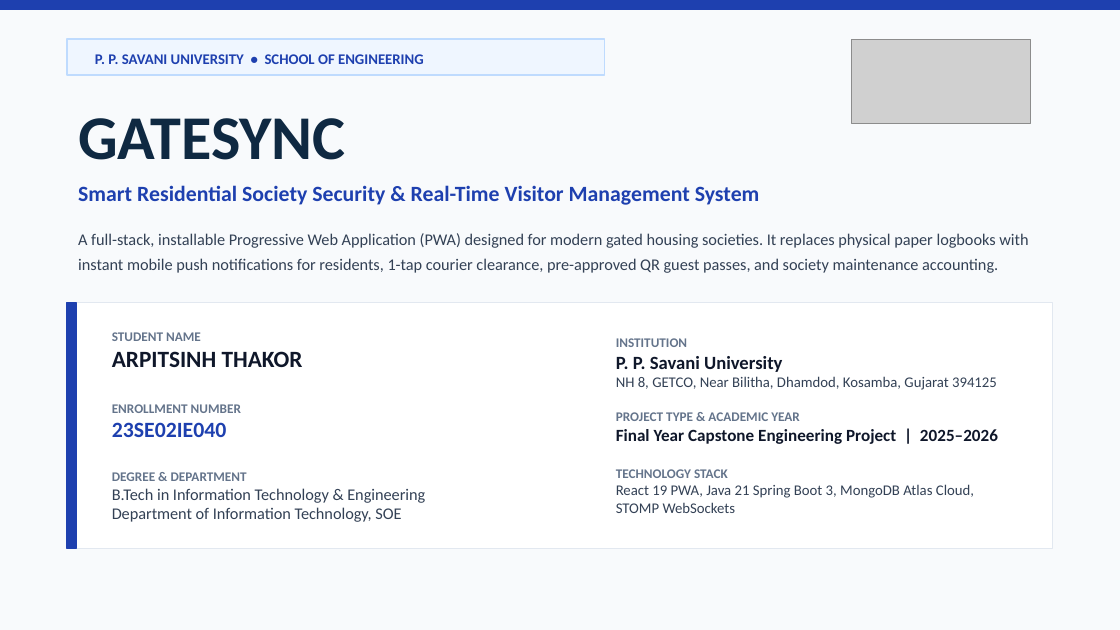
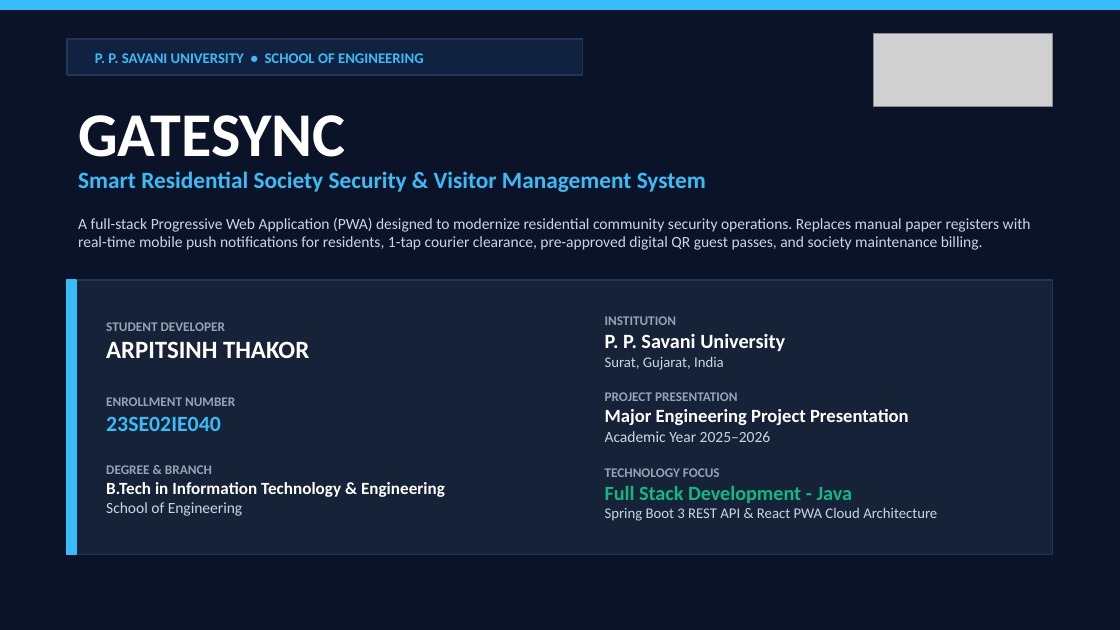
Before and after one commit to arpitthakor28/sms1, a slide deck: slide 1 of GateSync_Project_Presentation.pptx. Drawn at 1120x630 pixels with LibreOffice and Linux fonts; fonts in the diff are those of the drawing; grey boxes stand for pictures. Boxes give left, top, right and bottom in pixels: in the first picture for what was removed or moved away, otherwise in the second. Text is boxed around its words. In the diff, an @@ line names an element or a change of style, - is before the commit and + after.

Commit message:
Enhance presentation: match GateSync dark app UI, School of Engineering, Full Stack Dev - Java, remove Capstone

```diff
--- a/GateSync_Project_Presentation.pptx
+++ b/GateSync_Project_Presentation.pptx
@@ background #F8FAFC to #0B1329 @@
@@ rectangle at bbox=[0, 0, 1120, 9]: fill #1E40AF to #38BDF8; outline #1E40AF 1 pt to #38BDF8 1 pt @@
@@ rectangle: place and size @@
-rectangle at bbox=[67, 39, 605, 75]
+rectangle at bbox=[67, 39, 582, 75]
@@ rectangle at bbox=[67, 39, 582, 75]: fill #EFF6FF to #112240; outline #BFDBFE 1 pt to #233554 1 pt @@
@@ text "P. P. SAVANI UNIVERSITY • ..." at bbox=[95, 53, 424, 63]: text colour #1E40AF to #38BDF8 @@
@@ picture: place and size @@
-picture at bbox=[851, 39, 1030, 123]
+picture at bbox=[874, 34, 1053, 106]
@@ text "GATESYNC" at bbox=[78, 115, 345, 157]: text colour #0F2942 to #FFFFFF @@
@@ text at bbox=[78, 171, 706, 192]: text changed; size 14 to 15 pt; text colour #1E40AF to #38BDF8 @@
-Smart Residential Society Security & Real-Time Visitor Management System
+Smart Residential Society Security & Visitor Management System
@@ text at bbox=[78, 218, 1031, 250]: text changed; size 10.5 to 10 pt; text colour #334155 to #CBD5E1 @@
-A full-stack, installable Progressive Web Application (PWA) designed for modern gated housing societies. It replaces physical paper logbooks with instant mobile push notifications for residents, 1-tap courier clearance, pre-approved QR guest passes, and society maintenance accounting.
+A full-stack Progressive Web Application (PWA) designed to modernize residential community security operations. Replaces manual paper registers with real-time mobile push notifications for residents, 1-tap courier clearance, pre-approved digital QR guest passes, and society maintenance billing.
@@ rectangle at bbox=[67, 280, 76, 554]: fill #1E40AF to #38BDF8; outline #1E40AF 1 pt to #38BDF8 1 pt @@
@@ rectangle: place and size @@
-rectangle at bbox=[67, 302, 1053, 549]
+rectangle at bbox=[67, 280, 1053, 554]
@@ rectangle at bbox=[67, 280, 1053, 554]: fill #FFFFFF to #162238; outline #E2E8F0 1 pt to #233554 1 pt @@
@@ rectangle: place and size @@
-rectangle at bbox=[67, 302, 76, 549]
+rectangle at bbox=[67, 280, 76, 554]
@@ text at bbox=[106, 322, 445, 516]: text changed; size 10.5 to 8.5 pt; text colour #334155 to #FFFFFF; bold on @@
-STUDENT NAME
-ARPITSINH THAKOR
-ENROLLMENT NUMBER
-23SE02IE040
-DEGREE & DEPARTMENT
-B.Tech in Information Technology & Engineering
-Department of Information Technology, SOE
+STUDENT DEVELOPER
+ARPITSINH THAKOR
+ENROLLMENT NUMBER
+23SE02IE040
+DEGREE & BRANCH
+B.Tech in Information Technology & Engineering
+School of Engineering
@@ text at bbox=[605, 316, 937, 521]: text changed; text colour #334155 to #CBD5E1 @@
-INSTITUTION
-P. P. Savani University
-NH 8, GETCO, Near Bilitha, Dhamdod, Kosamba, Gujarat 394125
-PROJECT TYPE & ACADEMIC YEAR
-Final Year Capstone Engineering Project | 2025–2026
-TECHNOLOGY STACK
-React 19 PWA, Java 21 Spring Boot 3, MongoDB Atlas Cloud, STOMP WebSockets
+INSTITUTION
+P. P. Savani University
+Surat, Gujarat, India
+PROJECT PRESENTATION
+Major Engineering Project Presentation
+Academic Year 2025–2026
+TECHNOLOGY FOCUS
+Full Stack Development - Java
+Spring Boot 3 REST API & React PWA Cloud Architecture
```
Also in this commit, not shown: 2 other slides changed, 9 slides added, 9 slides removed, 8 other files.
